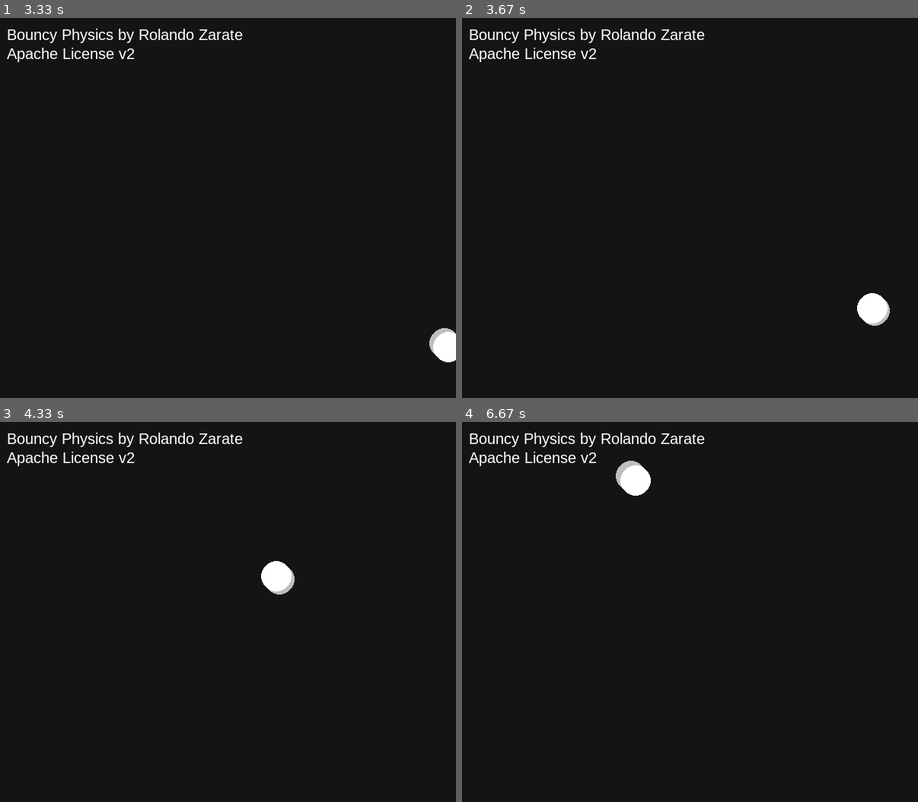
Above: before the commit, frames 1-4 (two rows, left to right).
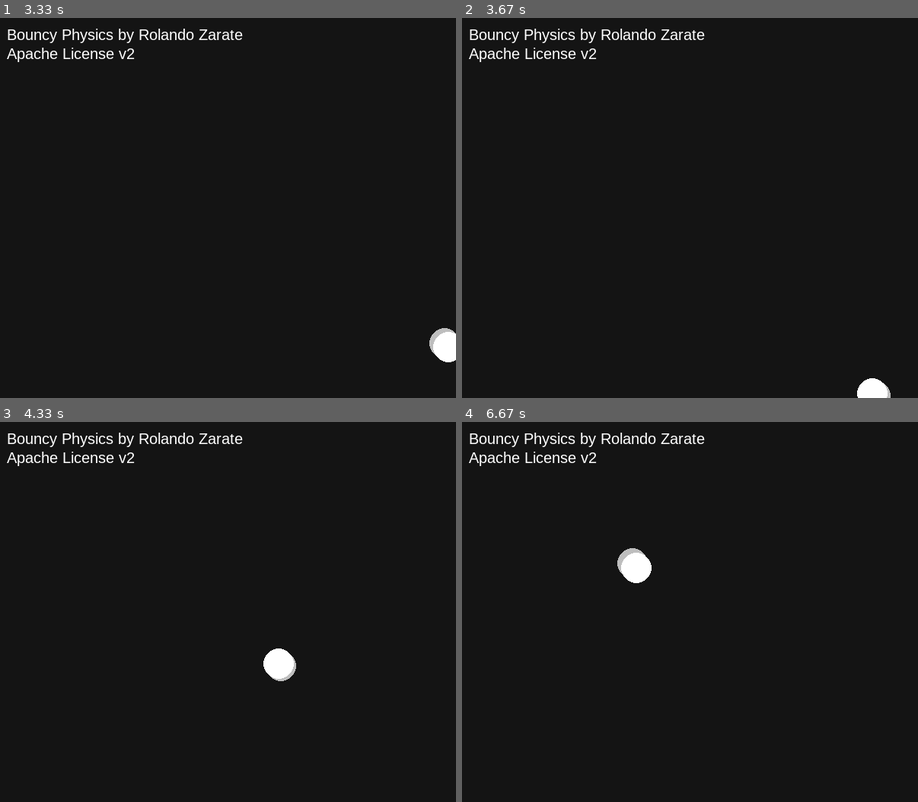
Above: after the commit, the same moments.

Repository: Rolando-Zarate/Pygame-bouncy-physics
Game: pygame game, started from bouncyball.py
The game is run twice, just before and just after one commit, with the same random seed, the same clock (stepped at 60 frames per second) and the same inputs.
Inputs:
- Up to frame 1 (3.33 s): no input
- Up to frame 2 (3.67 s): no input
- Up to frame 3 (4.33 s): no input
- Up to frame 4 (6.67 s): no input

Frame 1 is identical in both runs. In frame 2, 0.8% of the frame differs, in the area x 86-94%, y 72-100%; in frame 3, 1.0%; in frame 4, 1.0%, in the area x 33-42%, y 10-43%.

Commit message:
Update bouncyball.py

Diff:
--- a/bouncyball.py
+++ b/bouncyball.py
@@ -16,7 +16,7 @@
             rand = random.randint(1,2)
             if rand == 1:
                 ballevent = "leftup"
-            else:
+            elif rand == 2:
                 ballevent = "leftdown"
         else:
             randx = random.randint(4,5)
@@ -25,13 +25,13 @@
             bally -= randy
             pygame.draw.circle(window,(255,255,255),(ballx + 1,bally + 1),20)
     elif ballevent == "leftdown":
-        if bally > 400:
+        if bally > 500:
             ballevent = "leftup"
         elif ballx < 5:
             rand = random.randint(1,2)
             if rand == 1:
                 ballevent = "rightup"
-            else:
+            elif rand == 2:
                 ballevent = "rightdown"
         else:
             randx = random.randint(4,5)
@@ -42,6 +42,13 @@
     elif ballevent == "rightup":
         if bally < 5:
             ballevent = "rightdown"
+        elif ballx > 600:
+            rand = random.randint(1,2)
+            print(rand)
+            if rand == 1:
+                ballevent = "leftup"
+            elif rand == 2:
+                ballevent = "leftdown"
         else:
             randx = random.randint(4,5)
             randy = random.randint(4,5)
@@ -51,16 +58,17 @@
     elif ballevent == "rightdown":
         if ballx > 600:
             rand = random.randint(1,2)
+            print(rand)
             if rand == 1:
                 ballevent = "leftup"
-            else:
+            elif rand == 2:
                 ballevent = "leftdown"
         elif bally > 500:
             rand = random.randint(1,2)
             if rand == 1:
                 ballevent = "leftup"
-            else:
-                ballevent = "rightdown"
+            elif rand == 2:
+                ballevent = "rightup"
         else:
             randx = random.randint(4,5)
             randy = random.randint(4,5)
